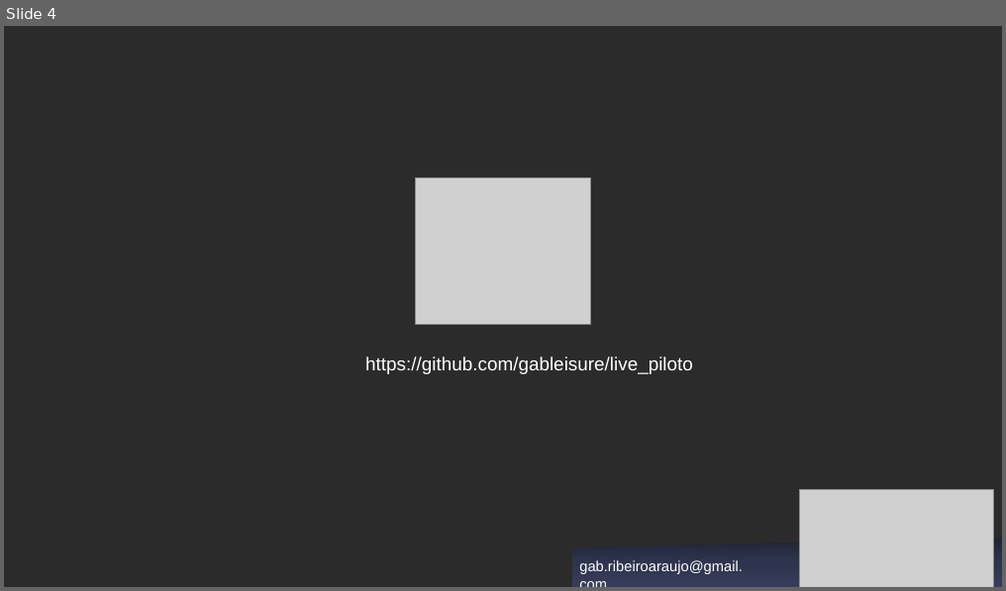
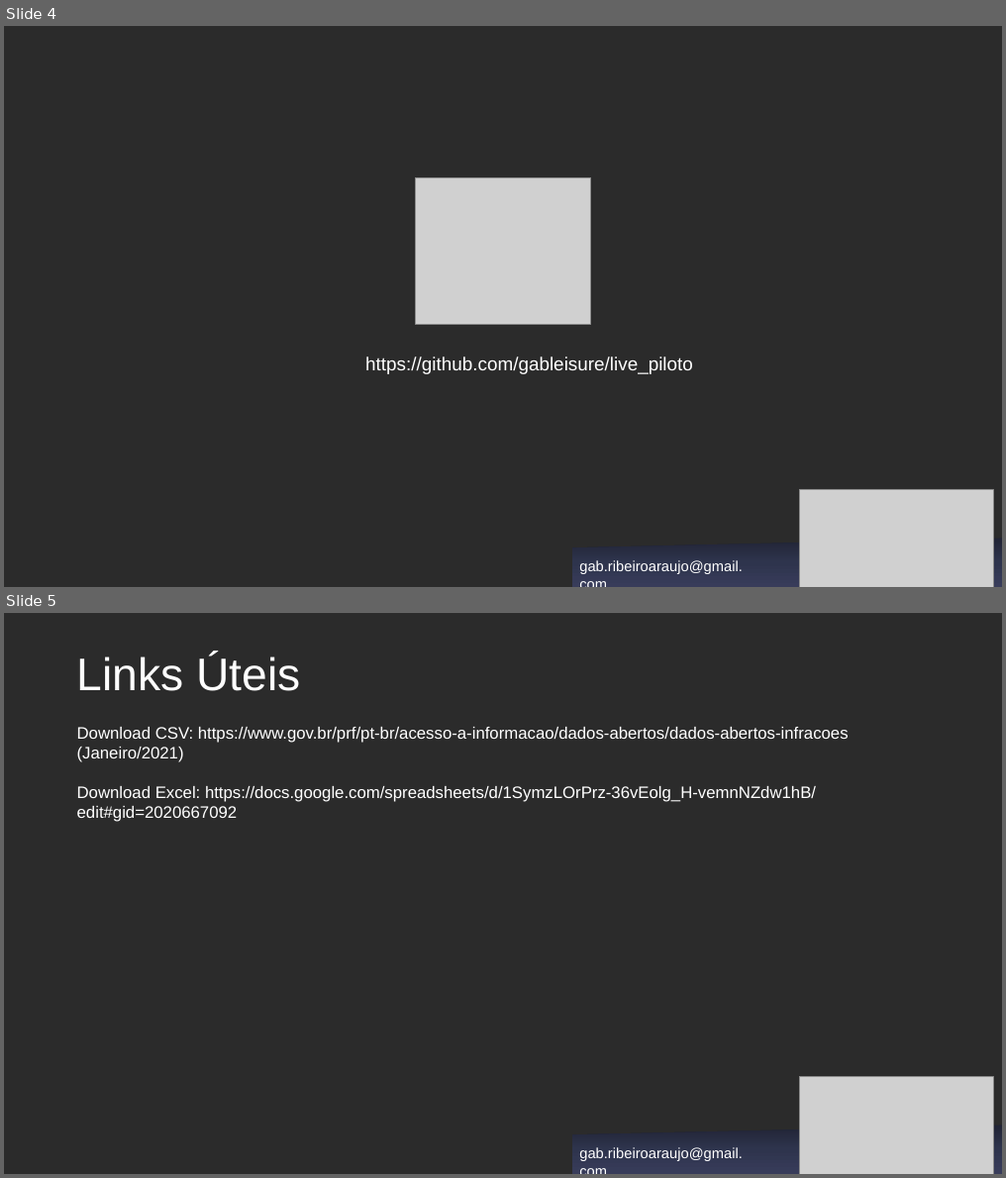
Before and after one commit to gableisure/live_piloto, a slide deck: #Live Piloto - Pentaho Data Integration - PDI.pptx. Shown one above the other, each under a label of ours: slide 4 before the commit, slides 4 and 5 after it. The pictures are 1006x591 and 1006x1178 pixels, drawn with LibreOffice and Linux fonts; fonts in the diff are those of the drawing; grey boxes stand for pictures; background and template pictures are left out; a plain dark background stands for a picture behind light text. Boxes give left, top, right and bottom in pixels: in the first picture for what was removed or moved away, otherwise in the second. Text is boxed around its words. In the diff, an @@ line names an element or a change of style, - is before the commit and + after.

Commit message:
:memo: atualização do pptx da live com a lista de links úteis

```diff
--- a/#Live Piloto - Pentaho Data Integration - PDI.pptx
+++ b/#Live Piloto - Pentaho Data Integration - PDI.pptx
@@ slide 5 added at (4,613,1002,1174), background picture (left out) @@
@@ text added at (77,654,300,691), 44 pt, text #FFFFFF @@
+Links Úteis
@@ text added at (77,727,848,822), 16 pt, text #FFFFFF @@
+Download CSV: https://www.gov.br/prf/pt-br/acesso-a-informacao/dados-abertos/dados-abertos-infracoes (Janeiro/2021)
+Download Excel: https://docs.google.com/spreadsheets/d/1SymzLOrPrz-36vEolg_H-vemnNZdw1hB/edit#gid=2020667092
@@ picture added at (800,1077,994,1174) @@
@@ flow chart manual input added at (572,1125,1002,1174), fill gradient #212436 to #2F344D to #383D5B @@
@@ text added at (579,1148,743,1161), 14 pt, text #FFFFFF @@
+gab.ribeiroaraujo@gmail.com
```
Also in this commit, not shown: 6 other files.
